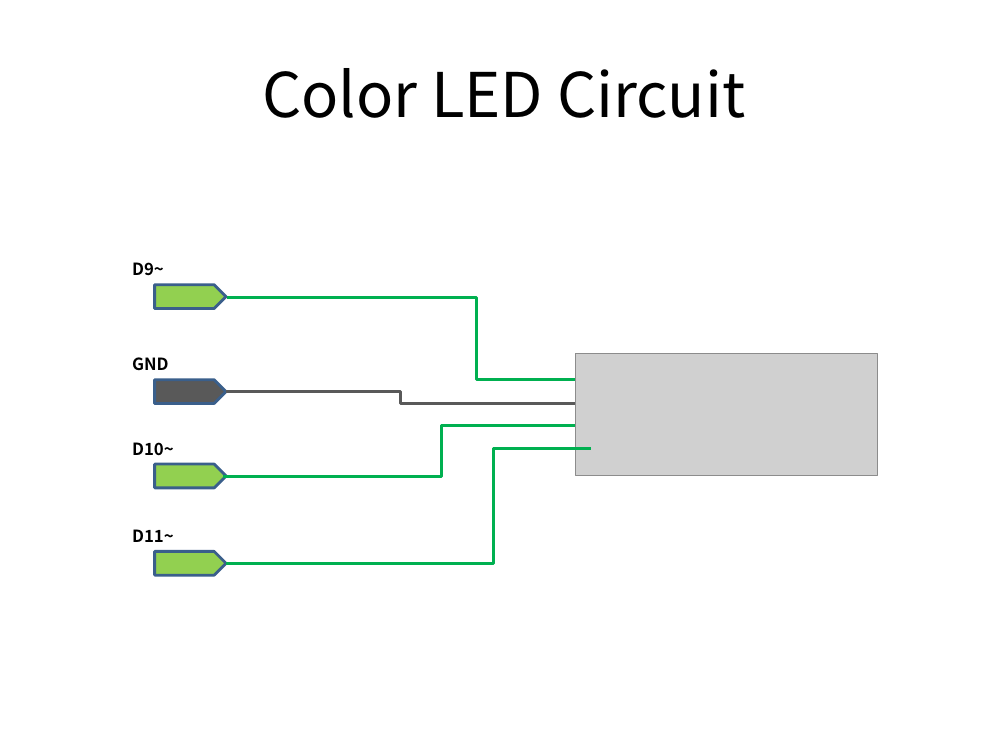
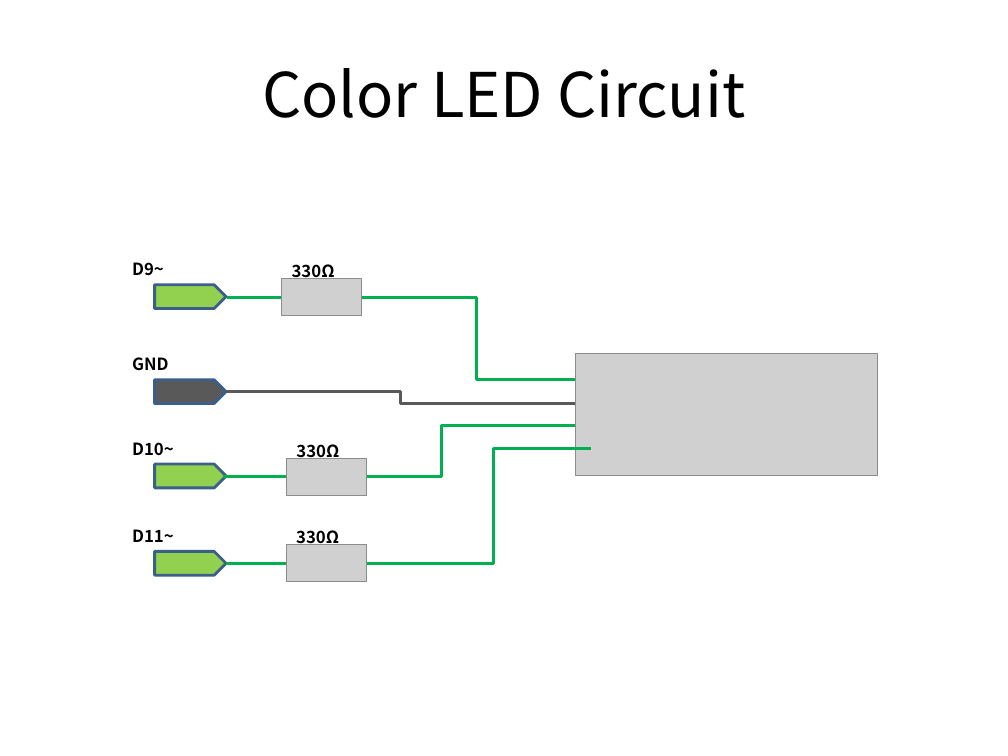
Before and after one commit to ojh6t3k/SmartMaker, a slide deck: slide 7 of Assets/SmartMaker/Circuits.pptx. Drawn at 1008x756 pixels with LibreOffice and Linux fonts; fonts in the diff are those of the drawing; grey boxes stand for pictures. Boxes give left, top, right and bottom in pixels: in the first picture for what was removed or moved away, otherwise in the second. Text is boxed around its words. In the diff, an @@ line names an element or a change of style, - is before the commit and + after.

Commit message:
Color LED 회로 수정
저항 추가

```diff
--- a/Assets/SmartMaker/Circuits.pptx
+++ b/Assets/SmartMaker/Circuits.pptx
@@ text added at [292,260,335,279], 12 pt, text #000000, bold @@
+330Ω
@@ picture added at [282,278,362,316] @@
@@ text added at [296,440,339,459], 12 pt, text #000000, bold @@
+330Ω
@@ picture added at [286,459,366,496] @@
@@ text added at [296,526,339,545], 12 pt, text #000000, bold @@
+330Ω
@@ picture added at [286,544,366,582] @@
```
Also in this commit, not shown: 1 other file.
